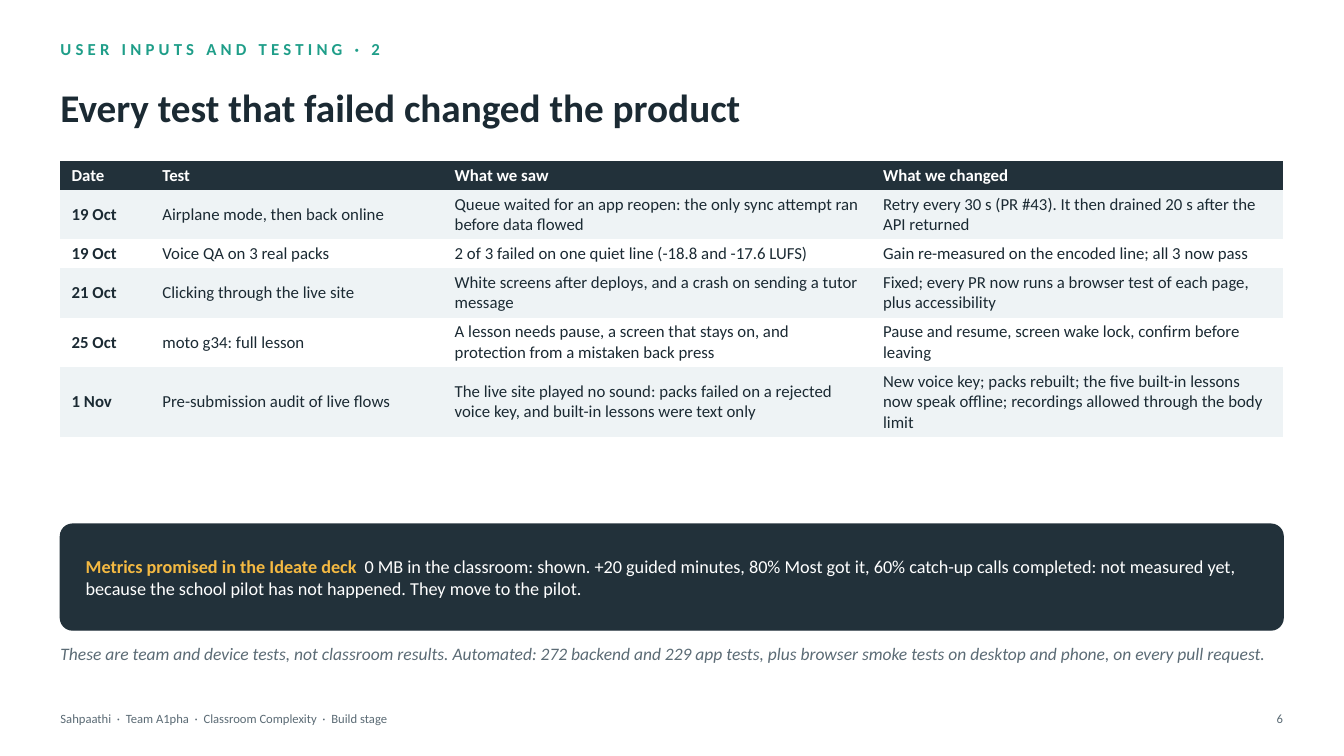
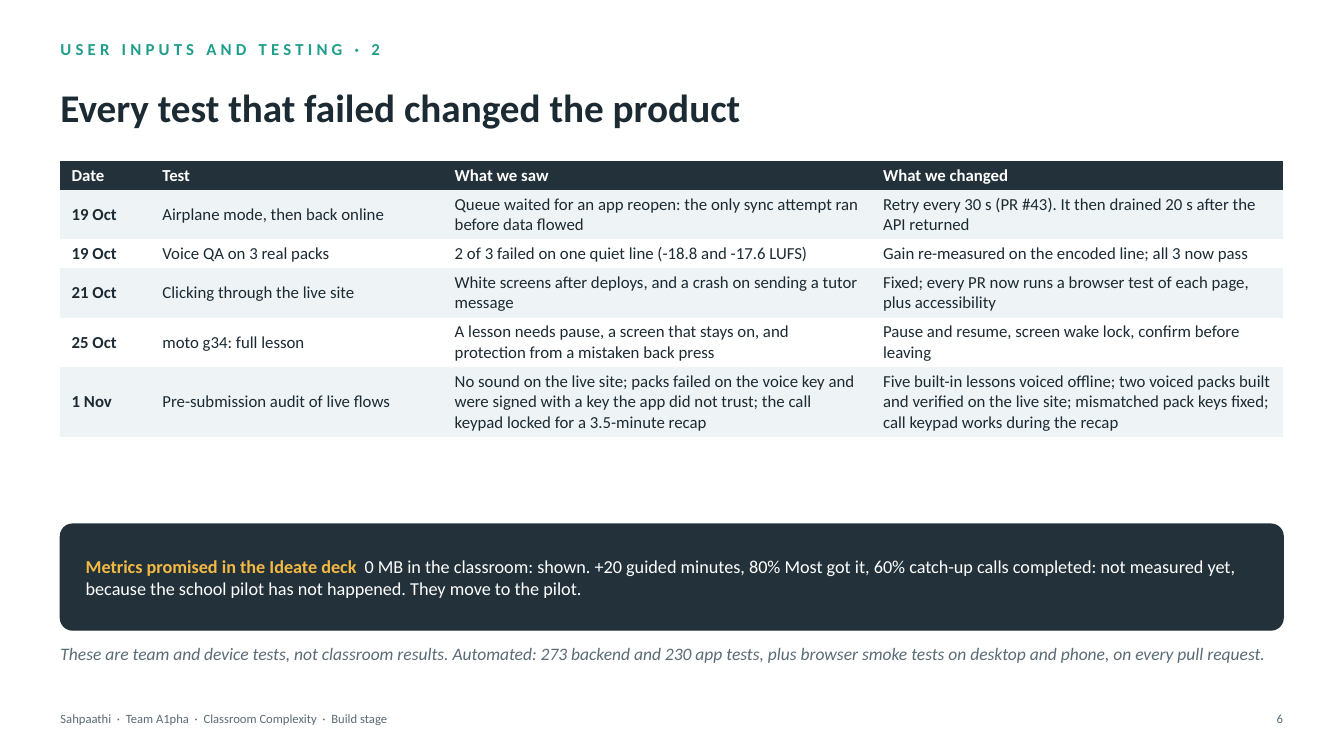
Before and after one commit to Harsha-code-per/Sahpaathi, a slide deck: slide 7 of docs/submission/Sahpaathi_A1pha_Build_Deck.pptx. Drawn at 1344x756 pixels with LibreOffice and Linux fonts; fonts in the diff are those of the drawing. Boxes give left, top, right and bottom in pixels: in the first picture for what was removed or moved away, otherwise in the second. Text is boxed around its words. In the diff, an @@ line names an element or a change of style, - is before the commit and + after.

```diff
--- a/docs/submission/Sahpaathi_A1pha_Build_Deck.pptx
+++ b/docs/submission/Sahpaathi_A1pha_Build_Deck.pptx
@@ table at (60,161,1284,435) @@
-row 6, column 3: The live site played no sound: packs failed on a rejected voice key, and built-in lessons were text only
+row 6, column 3: No sound on the live site; packs failed on the voice key and were signed with a key the app did not trust; the call keypad locked for a 3.5-minute recap
-row 6, column 4: New voice key; packs rebuilt; the five built-in lessons now speak offline; recordings allowed through the body limit
+row 6, column 4: Five built-in lessons voiced offline; two voiced packs built and verified on the live site; mismatched pack keys fixed; call keypad works during the recap
@@ text at (60,648,1264,663): text changed @@
-These are team and device tests, not classroom results. Automated: 272 backend and 229 app tests, plus browser smoke tests on desktop and phone, on every pull request.
+These are team and device tests, not classroom results. Automated: 273 backend and 230 app tests, plus browser smoke tests on desktop and phone, on every pull request.
```
Also in this commit, not shown: 2 other slides changed, 5 other files.
